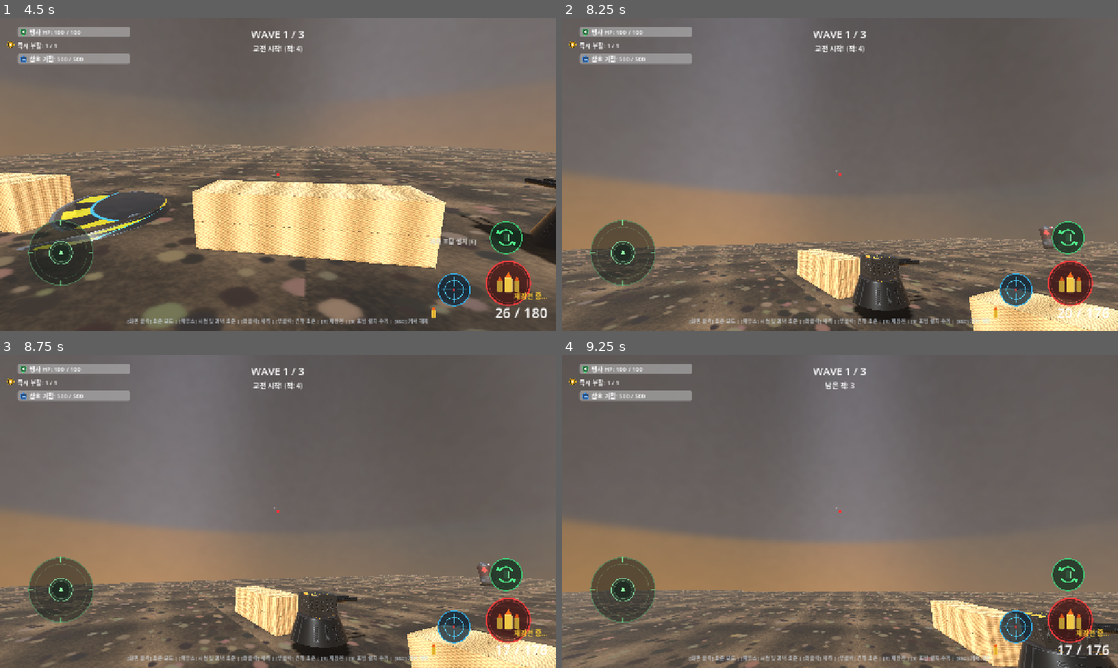
Above: before the commit, frames 1-4 (two rows, left to right).
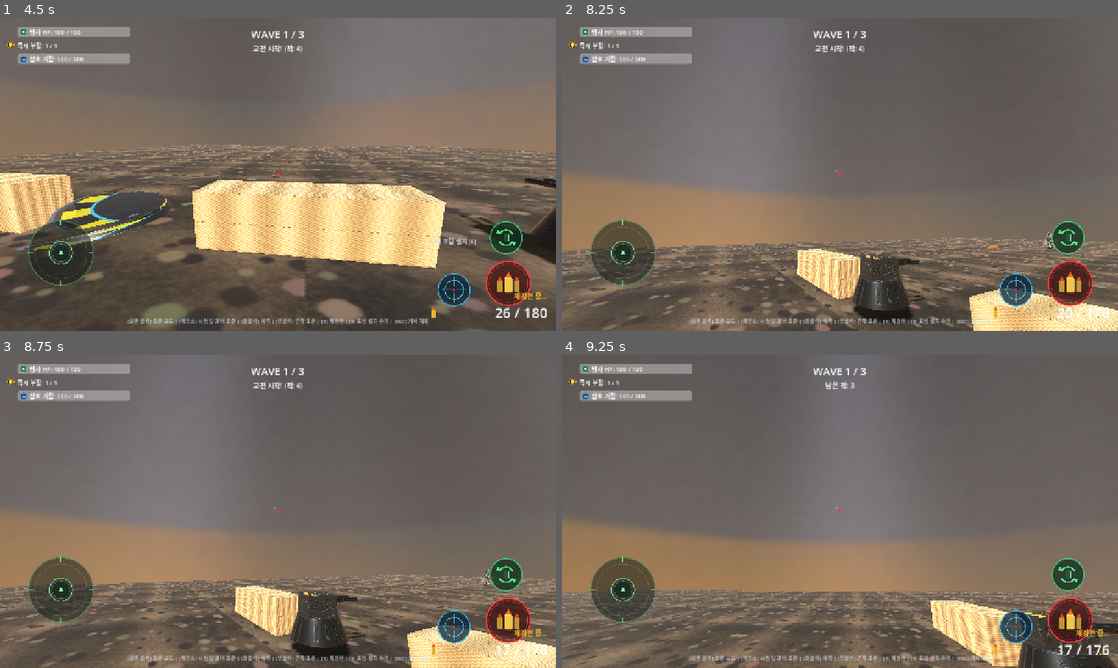
Above: after the commit, the same moments.

Repository: honglabai/last-trench
Game: Godot game, scene res://scenes/app/main_menu.tscn
Two runs of this game, one before a commit and one after it. Both use one fixed random seed, a clock stepped at 60 frames per second and the inputs below.
Inputs (mouse positions are in pixels of both pictures, inside the frame that each line leads up to):
- Up to frame 1 (4.5 s): click "전투 시작 (Start)" at 0.5 s; click (505, 284) at 1.25 s; click (455, 290) at 2 s; click "우측 포탑 설치 [E]" at 2.75 s; click (505, 237) at 3.5 s; tap Enter at 4.25 s; move the mouse to (305, 174) at 4.27 s; press the mouse at (305, 174) at 4.28 s; hold W (move_forward) from 4.28 s (still down)
- Up to frame 2 (8.25 s): release W (move_forward) at 5 s; release the mouse at (867, 174) at 5 s; click "좌측 포탑 설치 [E]" at 5 s; tap Space at 5.75 s; move the mouse to (812, 174) at 5.77 s; hold W (move_forward) from 5.78 s (still down); right-click (812, 174) at 5.85 s; click (812, 174) at 6.05 s; move the mouse to (851, 168) at 6.52 s; press the mouse at (851, 168) at 6.53 s; tap Enter at 7.25 s; move the mouse to (834, 180) at 7.27 s; release the mouse at (834, 180) at 7.28 s; tap E (interact) at 7.35 s; click (834, 180) at 7.55 s; move the mouse to (878, 177) at 8.02 s; press the mouse at (878, 177) at 8.03 s
- Up to frame 3 (8.75 s): keep holding W (move_forward); tap R (reload) at 8.65 s
- Up to frame 4 (9.25 s): keep holding W (move_forward); move the mouse to (795, 508) at 8.77 s; release the mouse at (795, 508) at 8.78 s; right-click (795, 508) at 8.85 s; click (795, 508) at 9.05 s

Frame 1 is identical in both runs. In frame 2, 0.1% of the frame differs, in the area x 76-89%, y 66-80%; in frame 3, 0.1%; in frame 4, nothing differs.

Commit message:
feat(combat): add visible flying bullet tracers and realistic enemy soldier visuals

Diff:
--- a/scenes/actors/enemy_infantry.tscn
+++ b/scenes/actors/enemy_infantry.tscn
@@ -1,8 +1,9 @@
-[gd_scene load_steps=8 format=3 uid="uid://ct8l57183r24j"]
+[gd_scene load_steps=9 format=3 uid="uid://ct8l57183r24j"]
 
 [ext_resource type="Script" path="res://scripts/ai/infantry_ai.gd" id="1_ai"]
 [ext_resource type="Script" path="res://scripts/combat/damageable_component.gd" id="2_dmg"]
 [ext_resource type="Texture2D" uid="uid://chdcjluboo1d2" path="res://assets/textures/tex_enemy_infantry.png" id="3_enemy_tex"]
+[ext_resource type="Texture2D" uid="uid://26n381x3ug5c" path="res://assets/textures/tex_enemy_soldier_realistic.png" id="4_realistic_soldier"]
 
 [sub_resource type="CapsuleShape3D" id="CapsuleShape3D_infantry"]
 radius = 0.4
@@ -21,9 +22,6 @@
 [sub_resource type="BoxMesh" id="BoxMesh_gun"]
 size = Vector3(0.12, 0.15, 0.7)
 
-[sub_resource type="StandardMaterial3D" id="StandardMaterial3D_gun"]
-albedo_color = Color(0.15, 0.15, 0.15, 1)
-
 [node name="EnemyInfantry" type="CharacterBody3D"]
 collision_layer = 4
 collision_mask = 1
@@ -39,15 +37,24 @@
 
 [node name="VisualMesh" type="Node3D" parent="."]
 
+[node name="SoldierSprite" type="Sprite3D" parent="VisualMesh"]
+transform = Transform3D(1, 0, 0, 0, 1, 0, 0, 0, 1, 0, 0.95, 0)
+pixel_size = 0.0019
+billboard = 2
+alpha_cut = 1
+texture_filter = 5
+texture = ExtResource("4_realistic_soldier")
+
 [node name="BodyMesh" type="MeshInstance3D" parent="VisualMesh"]
+visible = false
 transform = Transform3D(1, 0, 0, 0, 1, 0, 0, 0, 1, 0, 0.9, 0)
 mesh = SubResource("CapsuleMesh_body")
 surface_material_override/0 = SubResource("StandardMaterial3D_enemy")
 
 [node name="GunMesh" type="MeshInstance3D" parent="VisualMesh"]
+visible = false
 transform = Transform3D(1, 0, 0, 0, 1, 0, 0, 0, 1, 0.35, 1.0, -0.3)
 mesh = SubResource("BoxMesh_gun")
-surface_material_override/0 = SubResource("StandardMaterial3D_gun")
 
 [node name="DamageableComponent" type="Node" parent="."]
 script = ExtResource("2_dmg")
--- /dev/null
+++ b/scenes/effects/bullet_tracer.tscn
@@ -0,0 +1,20 @@
+[gd_scene load_steps=4 format=3 uid="uid://btracereffect99x"]
+
+[ext_resource type="Script" path="res://scripts/effects/bullet_tracer.gd" id="1_tracer"]
+
+[sub_resource type="CylinderMesh" id="CylinderMesh_bullet"]
+top_radius = 0.04
+bottom_radius = 0.04
+height = 0.9
+
+[sub_resource type="StandardMaterial3D" id="StandardMaterial3D_glow"]
+shading_mode = 0
+albedo_color = Color(1, 0.88, 0.25, 1)
+
+[node name="BulletTracer" type="Node3D"]
+script = ExtResource("1_tracer")
+
+[node name="MeshInstance3D" type="MeshInstance3D" parent="."]
+transform = Transform3D(1, 0, 0, 0, -4.37114e-08, -1, 0, 1, -4.37114e-08, 0, 0, 0)
+mesh = SubResource("CylinderMesh_bullet")
+surface_material_override/0 = SubResource("StandardMaterial3D_glow")
--- a/scripts/ai/infantry_ai.gd
+++ b/scripts/ai/infantry_ai.gd
@@ -3,6 +3,7 @@
 
 var hit_recovery_timer: float = 0.0
 var death_sink_timer: float = 0.0
+var walk_cycle: float = 0.0
 
 func _physics_process(delta: float) -> void:
 	if current_state == State.DEAD:
@@ -49,7 +50,9 @@
 	velocity.x = horiz_dir.x * move_speed
 	velocity.z = horiz_dir.z * move_speed
 
+	walk_cycle += delta * 10.0
 	if visual_mesh:
+		visual_mesh.position.y = abs(sin(walk_cycle)) * 0.08
 		visual_mesh.rotation.y = lerp_angle(visual_mesh.rotation.y, atan2(horiz_dir.x, horiz_dir.z), 10.0 * delta)
 
 	if is_inside_tree() and get_world_3d() and get_world_3d().space.is_valid():
@@ -98,8 +101,9 @@
 func _process_dead(delta: float) -> void:
 	velocity = Vector3.ZERO
 	death_sink_timer += delta
-	# Slight fall/sink visual
+	# Collapse and sink visual
 	if visual_mesh:
-		visual_mesh.position.y = -0.3 * death_sink_timer
+		visual_mesh.rotation.x = lerp_angle(visual_mesh.rotation.x, deg_to_rad(-75.0), 8.0 * delta)
+		visual_mesh.position.y = -0.4 * death_sink_timer
 	if death_sink_timer >= 1.5:
 		queue_free()
--- a/scripts/app/game_root.gd
+++ b/scripts/app/game_root.gd
@@ -45,6 +45,7 @@
 
 var active_slot_nearby: DefenseSlot = null
 var turret_scene: PackedScene = preload("res://scenes/defenses/mg_turret.tscn")
+var tracer_scene: PackedScene = preload("res://scenes/effects/bullet_tracer.tscn")
 var _is_initialized: bool = false
 
 func _ready() -> void:
@@ -62,6 +63,7 @@
 		battle_hud.update_player_health(player.current_health, player.max_health)
 
 		if player.weapon:
+			player.weapon.bullet_fired.connect(_on_bullet_fired)
 			player.weapon.fired.connect(func(cur, _max):
 				battle_hud.update_ammo(cur, player.weapon.reserve_ammo)
 			)
@@ -105,7 +107,11 @@
 	# 5. Wire DefenseSlots proximity
 	if trench_map:
 		for slot in trench_map.get_defense_slots():
-			slot.turret_installed.connect(func(_t):
+			slot.turret_installed.connect(func(t):
+				if t and t.has_signal("bullet_fired"):
+					t.bullet_fired.connect(func(start_p, target_p):
+						_spawn_tracer(start_p, target_p, 200.0, Color(1.0, 0.45, 0.1))
+					)
 				if touch_controls and active_slot_nearby == slot:
 					touch_controls.set_interact_available(slot.can_repair(), "포탑 수리 [E]")
 			)
@@ -214,3 +220,13 @@
 		active_slot_nearby.install_turret(turret)
 	elif active_slot_nearby.can_repair():
 		active_slot_nearby.repair_turret(50.0)
+
+func _on_bullet_fired(start_pos: Vector3, target_pos: Vector3) -> void:
+	_spawn_tracer(start_pos, target_pos, 220.0, Color(1.0, 0.88, 0.25))
+
+func _spawn_tracer(start_pos: Vector3, target_pos: Vector3, speed: float, color: Color) -> void:
+	if not tracer_scene:
+		return
+	var tracer := tracer_scene.instantiate() as BulletTracer
+	add_child(tracer)
+	tracer.setup(start_pos, target_pos, speed, color)
--- a/scripts/combat/weapon_component.gd
+++ b/scripts/combat/weapon_component.gd
@@ -6,6 +6,7 @@
 signal reload_completed(current_ammo: int, reserve_ammo: int)
 signal ammo_depleted()
 signal hit_target(target: Object, point: Vector3, normal: Vector3, damage: float)
+signal bullet_fired(origin: Vector3, target_point: Vector3)
 
 @export var weapon_id: String = "rifle_basic"
 @export var damage: float = 25.0
@@ -84,13 +85,19 @@
 		query.collide_with_bodies = true
 
 		var result := space_state.intersect_ray(query)
+		var target_pos := end_pos
 		if not result.is_empty():
 			var collider: Object = result.collider
 			var hit_point: Vector3 = result.position
 			var hit_normal: Vector3 = result.normal
+			target_pos = hit_point
 
 			_apply_hit(collider, hit_point, hit_normal)
 			hit_target.emit(collider, hit_point, hit_normal, damage)
+
+		bullet_fired.emit(origin, target_pos)
+	else:
+		bullet_fired.emit(origin, origin + direction.normalized() * range_distance)
 
 	if current_ammo == 0:
 		ammo_depleted.emit()
--- a/scripts/defense/turret_controller.gd
+++ b/scripts/defense/turret_controller.gd
@@ -5,6 +5,7 @@
 signal turret_damaged(current_hp: float, max_hp: float)
 signal turret_broken()
 signal turret_repaired()
+signal bullet_fired(origin: Vector3, target_point: Vector3)
 
 @export var max_health: float = 150.0
 @export var attack_range: float = 22.0
@@ -117,6 +118,9 @@
 	if target_node.has_method("apply_damage"):
 		target_node.apply_damage(damage)
 	turret_fired.emit(target_node, damage)
+	var origin := (barrel.global_position if (barrel and barrel.is_inside_tree()) else global_position) if is_inside_tree() else (position + Vector3(0.0, 1.2, 0.0))
+	var target_pos := (target_node.global_position if target_node.is_inside_tree() else target_node.position) + Vector3(0.0, 0.8, 0.0)
+	bullet_fired.emit(origin, target_pos)
 
 func apply_damage(amount: float) -> void:
 	if is_broken:
--- /dev/null
+++ b/scripts/effects/bullet_tracer.gd
@@ -0,0 +1,74 @@
+class_name BulletTracer
+extends Node3D
+
+@export var speed: float = 160.0 # Bullet flight velocity in m/s
+@export var tracer_color: Color = Color(1.0, 0.85, 0.25, 1.0)
+@export var tracer_length: float = 0.9
+
+var start_point: Vector3 = Vector3.ZERO
+var target_point: Vector3 = Vector3.ZERO
+var travel_direction: Vector3 = Vector3.FORWARD
+var total_distance: float = 0.0
+var distance_traveled: float = 0.0
+var max_lifetime: float = 1.2
+var elapsed_time: float = 0.0
+
+@onready var tracer_mesh: MeshInstance3D = $MeshInstance3D
+
+func _ready() -> void:
+	if not tracer_mesh:
+		_create_visual_mesh()
+
+func setup(origin: Vector3, destination: Vector3, custom_speed: float = 160.0, custom_color: Color = Color(1.0, 0.85, 0.25)) -> void:
+	start_point = origin
+	target_point = destination
+	speed = custom_speed
+	tracer_color = custom_color
+	global_position = origin
+
+	var diff := destination - origin
+	total_distance = diff.length()
+	if total_distance > 0.001:
+		travel_direction = diff.normalized()
+		var up_vec := Vector3.UP
+		if abs(travel_direction.dot(Vector3.UP)) > 0.95:
+			up_vec = Vector3.RIGHT
+		look_at(global_position + travel_direction, up_vec)
+
+	if tracer_mesh and tracer_mesh.get_surface_override_material(0):
+		var mat := tracer_mesh.get_surface_override_material(0) as StandardMaterial3D
+		if mat:
+			mat.albedo_color = tracer_color
+			mat.emission = tracer_color
+
+func _create_visual_mesh() -> void:
+	tracer_mesh = MeshInstance3D.new()
+	var cyl := CylinderMesh.new()
+	cyl.top_radius = 0.035
+	cyl.bottom_radius = 0.035
+	cyl.height = tracer_length
+
+	var mat := StandardMaterial3D.new()
+	mat.albedo_color = tracer_color
+	mat.emission_enabled = true
+	mat.emission = tracer_color
+	mat.emission_energy_multiplier = 4.0
+	mat.shading_mode = BaseMaterial3D.SHADING_MODE_UNSHADED
+
+	tracer_mesh.mesh = cyl
+	tracer_mesh.set_surface_override_material(0, mat)
+	tracer_mesh.rotation.x = deg_to_rad(90.0)
+	add_child(tracer_mesh)
+
+func _process(delta: float) -> void:
+	elapsed_time += delta
+	if elapsed_time > max_lifetime:
+		queue_free()
+		return
+
+	var step := speed * delta
+	distance_traveled += step
+	global_position += travel_direction * step
+
+	if distance_traveled >= total_distance:
+		queue_free()
Binary file added: assets/textures/tex_enemy_soldier_realistic.png
Not shown, added: assets/textures/tex_enemy_soldier_realistic.png.import
Not shown, added: scripts/effects/bullet_tracer.gd.uid
Not shown, changed: public/index.pck
